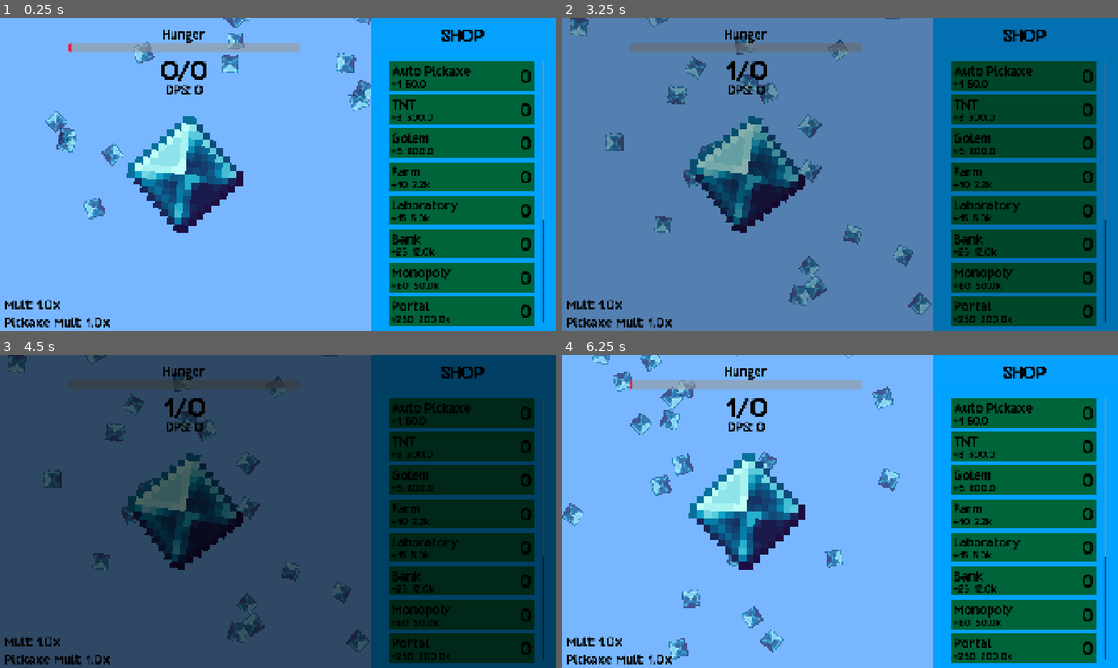
Above: before the commit, frames 1-4 (two rows, left to right).
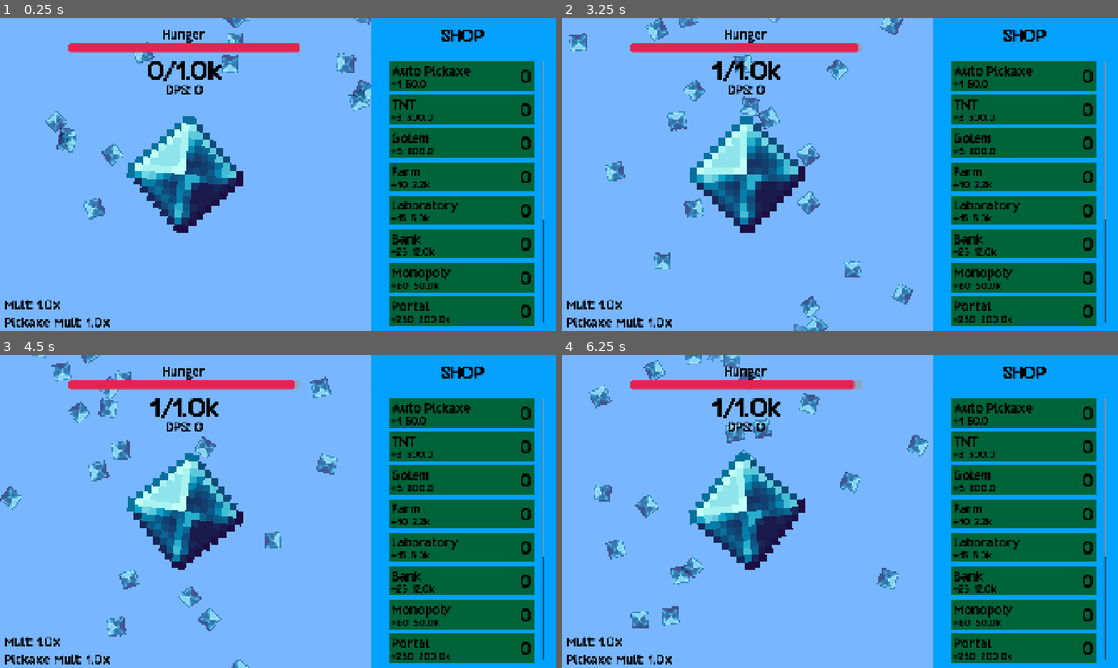
Above: after the commit, the same moments.

Repository: kyteidev/diamond-clicker-ultimate
Game: Godot game, scene res://scenes/game.tscn
Same seed, same stepped clock (60 frames per second), same inputs: the game is played once before the commit and once after it.
Inputs (mouse positions are in pixels of both pictures, inside the frame that each line leads up to):
- Up to frame 1 (0.25 s): no input
- Up to frame 2 (3.25 s): move the mouse to (962, 158) at 0.52 s; click (962, 158) at 0.6 s; move the mouse to (728, 190) at 1.27 s; click (728, 190) at 1.35 s; move the mouse to (895, 105) at 2.02 s; click (895, 105) at 2.1 s; move the mouse to (812, 237) at 2.77 s; click (812, 237) at 2.85 s
- Up to frame 3 (4.5 s): move the mouse to (444, 558) at 3.52 s; click (444, 558) at 3.6 s; move the mouse to (111, 464) at 4.27 s; click (111, 464) at 4.35 s
- Up to frame 4 (6.25 s): move the mouse to (867, 511) at 5.02 s; click (867, 511) at 5.1 s; move the mouse to (756, 433) at 5.77 s; click (756, 433) at 5.85 s

The runs differ from the first frame. In frame 1, 1.7% of the frame differs, in the area x 12-54%, y 8-21%; in frame 2, 96%; in frame 3, 98%, in the area x 0-100%, y 0-100%; in frame 4, 8.7%.

Commit message:
reset values

Diff:
--- a/scripts/managers/state_manager.gd
+++ b/scripts/managers/state_manager.gd
@@ -1,7 +1,7 @@
 extends Node
 
-const MAX_HUNGER = 3.0
-const STARTING_TARGET = 0.0
+const MAX_HUNGER = 180.0
+const STARTING_TARGET = 1000.0
 
 var diamonds := 0.0:
 	set(value):
